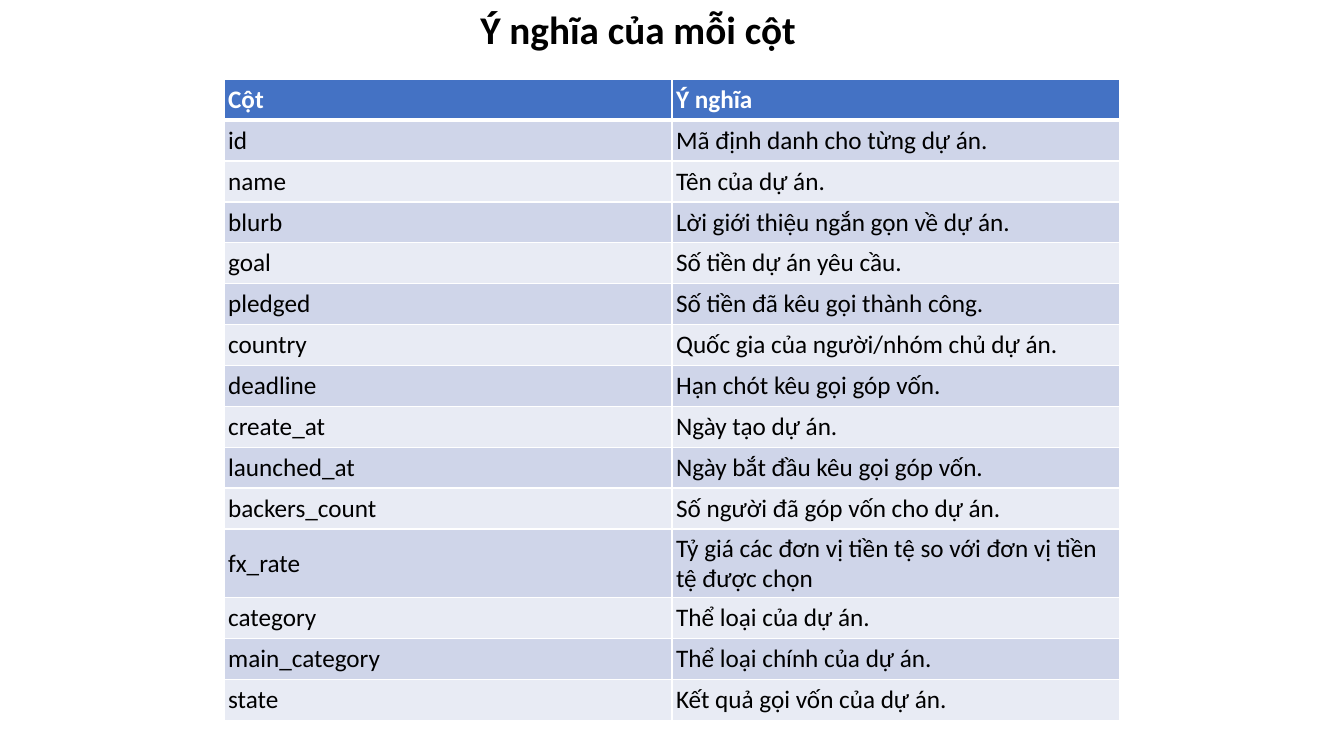
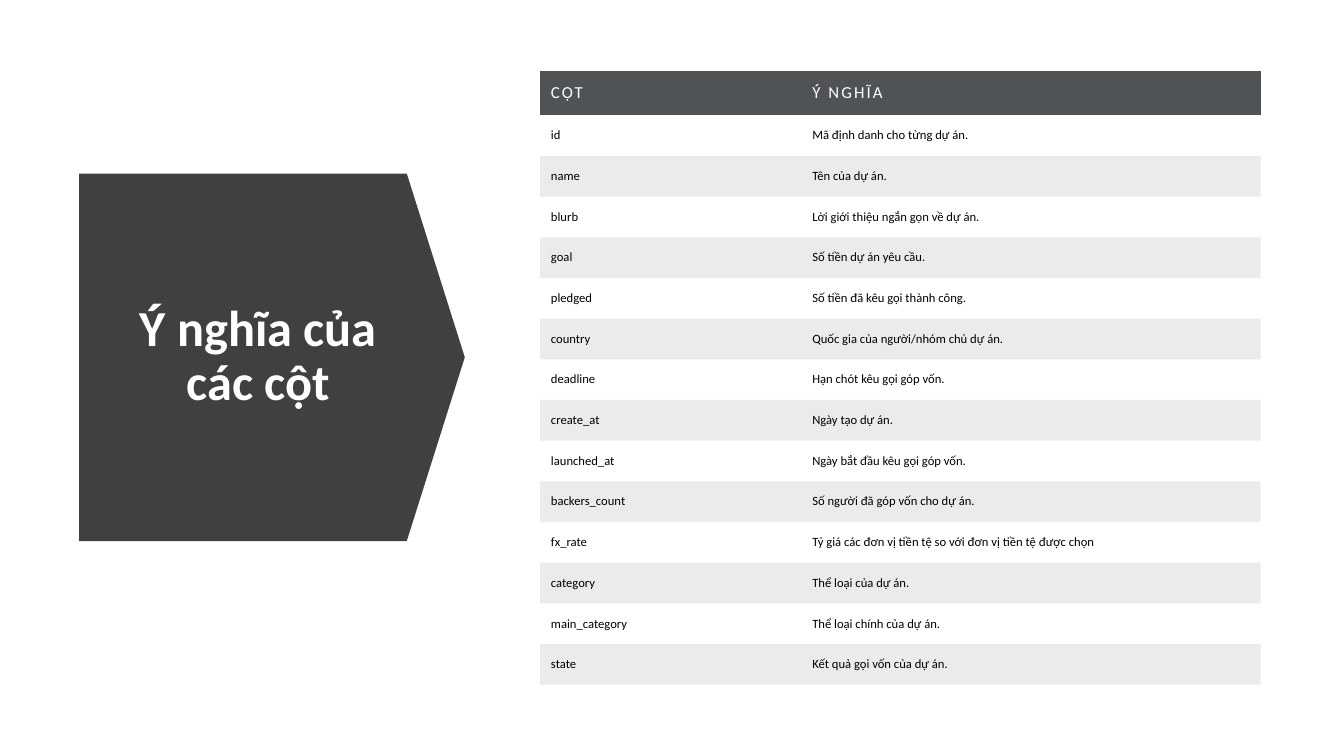
Before and after one commit to XQuyTran/DataScience_Project_HCMUS, a slide deck: slide 13 of presentation/Slide.pptx (slide 9 before the commit). Drawn at 1344x756 pixels with LibreOffice and Linux fonts; fonts in the diff are those of the drawing. Boxes give left, top, right and bottom in pixels: in the first picture for what was removed or moved away, otherwise in the second. Text is boxed around its words. In the diff, an @@ line names an element or a change of style, - is before the commit and + after.

```diff
--- a/presentation/Slide.pptx
+++ b/presentation/Slide.pptx
@@ text removed at (480, 11, 796, 51) @@
-Ý nghĩa của mỗi cột
@@ table at (540, 71, 1261, 685) @@
-row 1, column 1: Cột
+row 1, column 1: CỘT
-row 1, column 2: Ý nghĩa
+row 1, column 2: Ý NGHĨA
@@ fill #4472C4 to #505356 in row 1 @@
@@ fill #CFD5EA to none in 14 cells @@
@@ fill #E9EBF5 to #000000 at 8% opacity in 14 cells @@
@@ size 18 to 9 pt @@
@@ borders changed @@
@@ table: place and size @@
-table at (224, 80, 1119, 721)
+table at (540, 71, 1261, 685)
@@ down arrow added at (80, 173, 466, 541), fill #404040 @@
@@ title added at (140, 304, 377, 409), 36 pt, text #FFFFFF, bold @@
+Ý nghĩa của các cột
```
Also in this commit, not shown: 9 other slides changed, 12 slides added, 1 other file.
